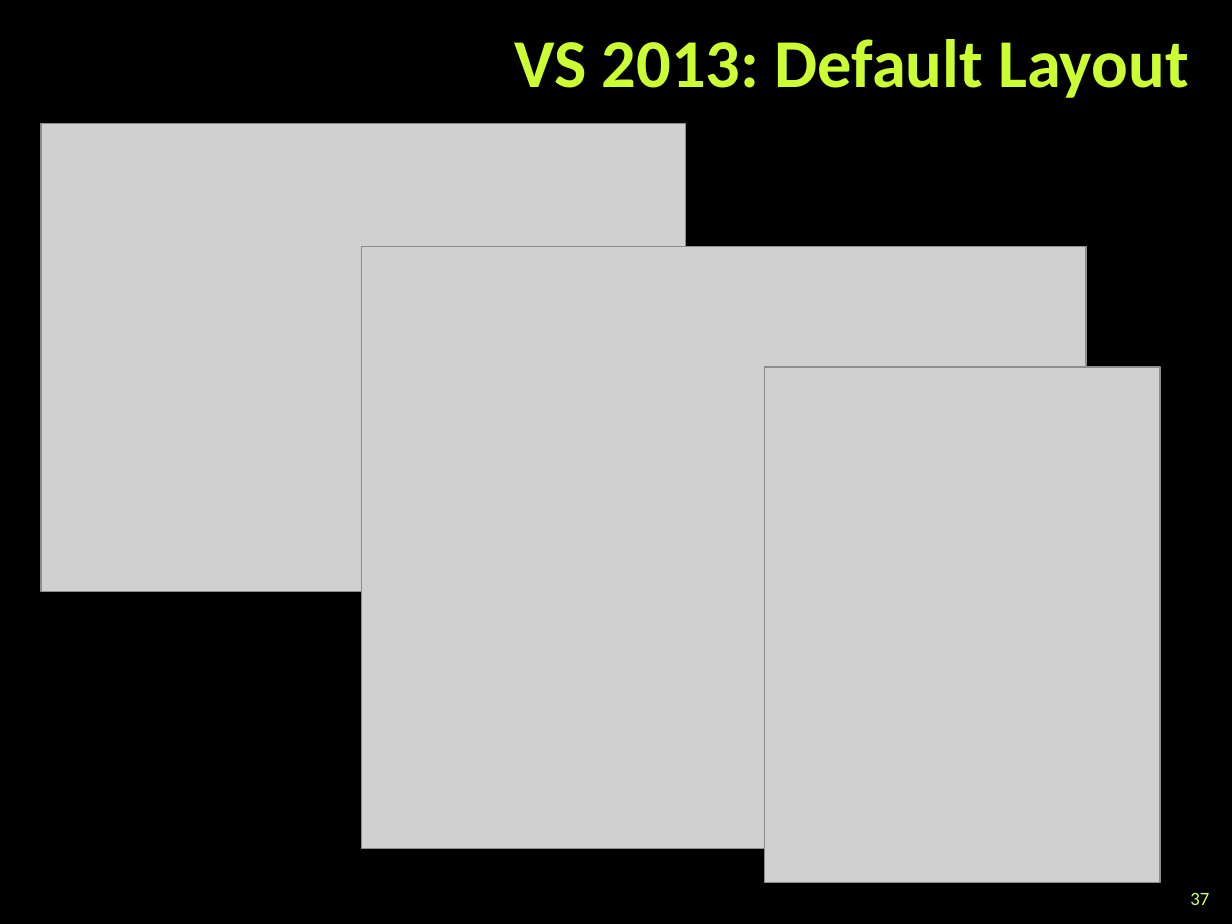
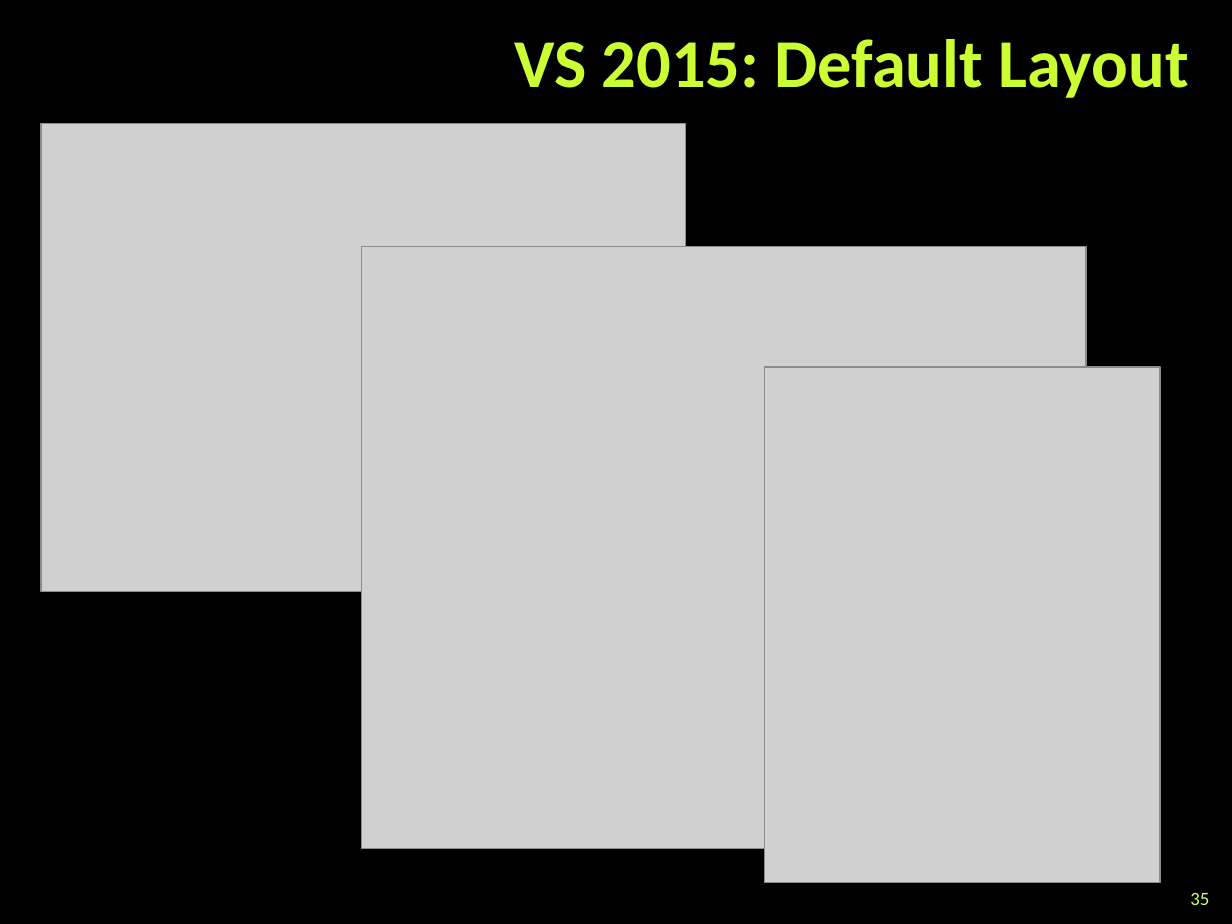
Before and after one commit to TelerikAcademy/ASP.NET-MVC, a slide deck: slide 35 of 01. Introduction-to-ASP.NET-MVC/Introduction to ASP.NET MVC.pptx (slide 37 before the commit). Drawn at 1232x924 pixels with LibreOffice and Linux fonts; fonts in the diff are those of the drawing; grey boxes stand for pictures; background and template pictures are left out. Boxes give left, top, right and bottom in pixels: in the first picture for what was removed or moved away, otherwise in the second. Text is boxed around its words. In the diff, an @@ line names an element or a change of style, - is before the commit and + after.

```diff
--- a/01. Introduction-to-ASP.NET-MVC/Introduction to ASP.NET MVC.pptx
+++ b/01. Introduction-to-ASP.NET-MVC/Introduction to ASP.NET MVC.pptx
@@ title at (x1=514, y1=39, x2=1189, y2=98): text changed @@
-VS 2013: Default Layout
+VS 2015: Default Layout
@@ page number at (x1=1190, y1=893, x2=1209, y2=905): text changed @@
-37
+35
```
Also in this commit, not shown: 5 other slides changed, 2 slides removed.
